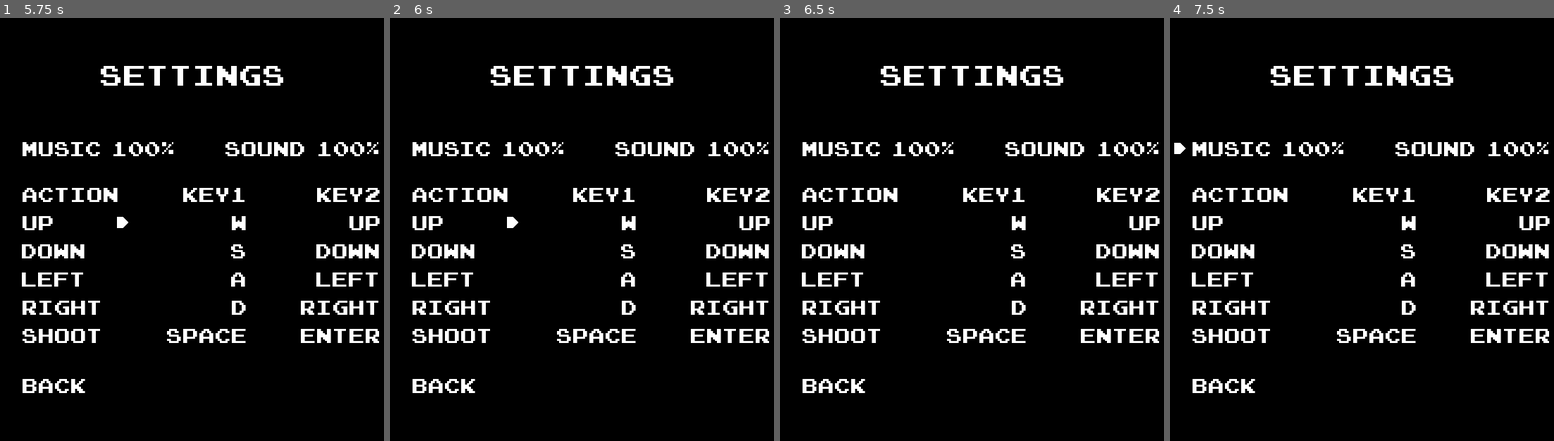
Above: before the commit, frames 1-4 (left to right).
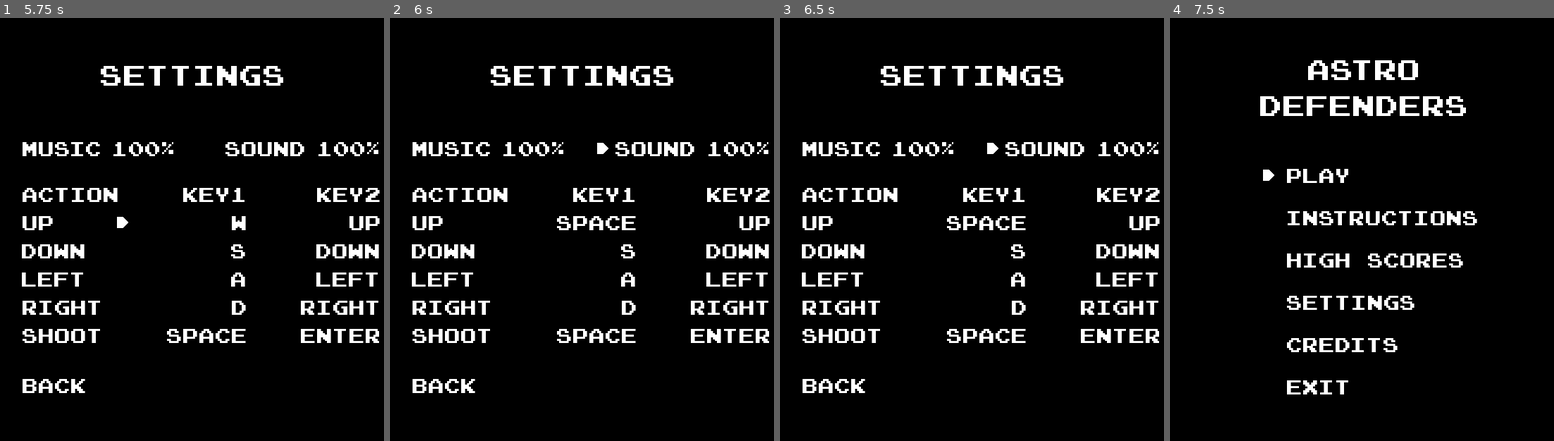
Above: after the commit, the same moments.

Repository: zayeemvt/Astro-Defenders-GD
Game: Godot game, scene res://Main Menu/Settings/Settings.tscn
Two runs of this game, one before a commit and one after it. Both use one fixed random seed, a clock stepped at 60 frames per second and the inputs below. This scene is started directly instead of the project's main scene. Sound files missing from this copy of the repository are replaced by a short silence.
Inputs:
- Up to frame 1 (5.75 s): tap Enter at 0.5, 2, 3.5 s; hold D (player_right) 0.53-1.28 s; hold Space (player_shoot) 0.53-1.28 s; hold S (player_down) 1.28-2.03 s; tap Space (player_shoot) at 1.35, 2.85, 4.35 s; hold D (player_right) 2.03-2.78 s; hold Space (player_shoot) 2.03-2.78 s; hold W (player_up) 2.78-3.53 s; hold Space (player_shoot) 3.53-4.28 s; hold A (player_left) 3.53-5.03 s; hold S (player_down) from 5.03 s (still down); hold Space (player_shoot) from 5.03 s (still down)
- Up to frame 2 (6 s): release S (player_down) at 5.78 s; release Space (player_shoot) at 5.78 s; hold D (player_right) from 5.78 s (still down); tap Space (player_shoot) at 5.85 s
- Up to frame 3 (6.5 s): keep holding D (player_right)
- Up to frame 4 (7.5 s): release D (player_right) at 6.53 s; hold Up (player_up) 6.53-7.28 s; hold Space (player_shoot) 6.53-7.28 s; hold D (player_right) from 7.28 s (still down); tap Space (player_shoot) at 7.35 s

Frame 1 is identical in both runs. In frame 2, 0.5% of the frame differs, in the area x 30-65%, y 29-51%; in frame 3, 0.4%; in frame 4, 12%, in the area x 1-99%, y 10-89%.

Commit message:
Added button remapping

Diff:
--- a/Astro Defenders/Main Menu/Settings/Settings.gd
+++ b/Astro Defenders/Main Menu/Settings/Settings.gd
@@ -17,15 +17,23 @@
 
 onready var audio_bus_indices = [AudioServer.get_bus_index("Music"), AudioServer.get_bus_index("Sound")]
 
+const input_actions = [ "player_up", "player_down", "player_left", "player_right", "player_shoot"]
+
 var cursor_pos = {"x" : 0, "y" : 0}
 var config_state = CONFIG.NONE
+var discard_input = false
 
-var volume
+var volume = []
+var keybinds = []
 
 # Called when the node enters the scene tree for the first time.
 func _ready():
+	set_process_input(false) # only reactivate when remapping keybinds
+
 	volume = [100, 100]
 
+	for action in input_actions:
+		keybinds.append(InputMap.get_action_list(action))
 
 
 # Called every frame. 'delta' is the elapsed time since the previous frame.
@@ -36,12 +44,13 @@
 		CONFIG.AUDIO:
 			adjust_audio(node_list[cursor_pos.y][cursor_pos.x])
 		CONFIG.CONTROL:
-			set_control(node_list[cursor_pos.y][cursor_pos.x])
+			pass # wait for input
 
 
 func highlight(node):
 	$"Menu Cursor".position.x = (node.get_parent().rect_position.x + node.rect_position.x) - x_offset
 	$"Menu Cursor".position.y = node.get_parent().rect_position.y + y_offset
+
 
 func move_cursor():
 	if Input.is_action_just_pressed("player_down"):
@@ -57,9 +66,14 @@
 
 	highlight(node_list[cursor_pos.y][cursor_pos.x])
 
-	if Input.is_action_just_pressed("player_shoot"):
+	if discard_input:
+		# If mapping "player_shoot" to any other action,
+		# this prevents the other block from re-triggering
+		discard_input = false
+	elif Input.is_action_just_pressed("player_shoot"):
 		select_option()
 		cursor.get_node("Sound").play()
+
 
 func select_option():
 	if (cursor_pos.y == SETTINGS.BACK):
@@ -72,6 +86,10 @@
 			config_state = CONFIG.AUDIO
 		else:
 			config_state = CONFIG.CONTROL
+			set_process_input(true)
+			discard_input = true # prevents "player_shoot" from triggering input event
+
+
 
 func adjust_audio(node):
 	if Input.is_action_just_pressed("player_down"):
@@ -91,7 +109,26 @@
 		AudioServer.set_bus_volume_db(audio_bus_indices[cursor_pos.x], db)
 		cursor.get_node("Sound").play()
 
-func set_control(node):
-	if Input.is_action_just_pressed("player_shoot"):
+func _input(event):
+#	if config_state == CONFIG.CONTROL:
+	if discard_input:
+		discard_input = false
+	# Handle the first pressed key
+	elif event is InputEventKey and not event.is_echo():
+		# Register the event as handled and stop polling
+		get_tree().set_input_as_handled()
+		set_process_input(false)
+		# Display the string corresponding to the pressed key
+		var scancode = OS.get_scancode_string(event.scancode)
+		node_list[cursor_pos.y][cursor_pos.x].text = scancode
+		# Start by removing previously key binding(s)
+		var action = input_actions[cursor_pos.y - 1]
+		var old_keybind = keybinds[cursor_pos.y - 1][cursor_pos.x]
+		if old_keybind in InputMap.get_action_list(action):
+			InputMap.action_erase_event(action, old_keybind)
+		# Add the new key binding
+		InputMap.action_add_event(action, event)
+#				save_to_config("input", action, scancode)
 		config_state = CONFIG.NONE
 		cursor.playing = true
+		discard_input = true
--- a/Astro Defenders/Main Menu/Settings/Settings.tscn
+++ b/Astro Defenders/Main Menu/Settings/Settings.tscn
@@ -223,4 +223,3 @@
 
 [node name="Menu Cursor" parent="." instance=ExtResource( 3 )]
 position = Vector2( 41, 184 )
-frame = 0
